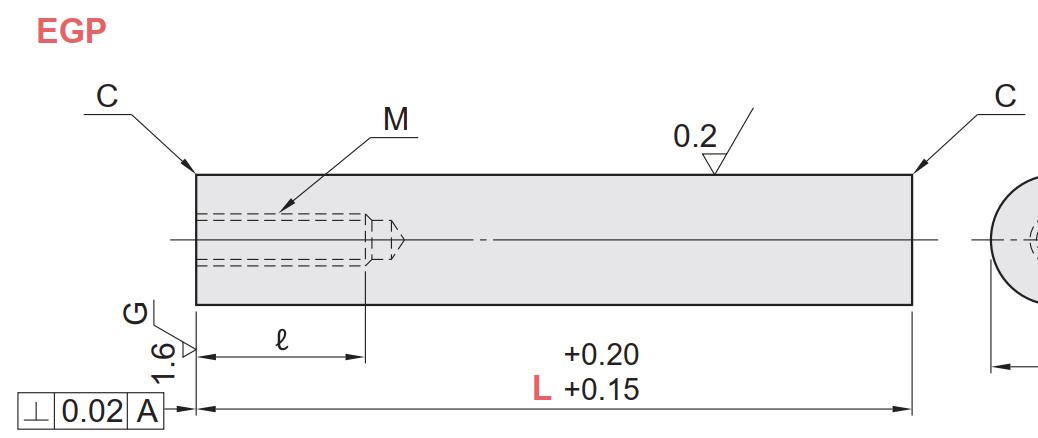
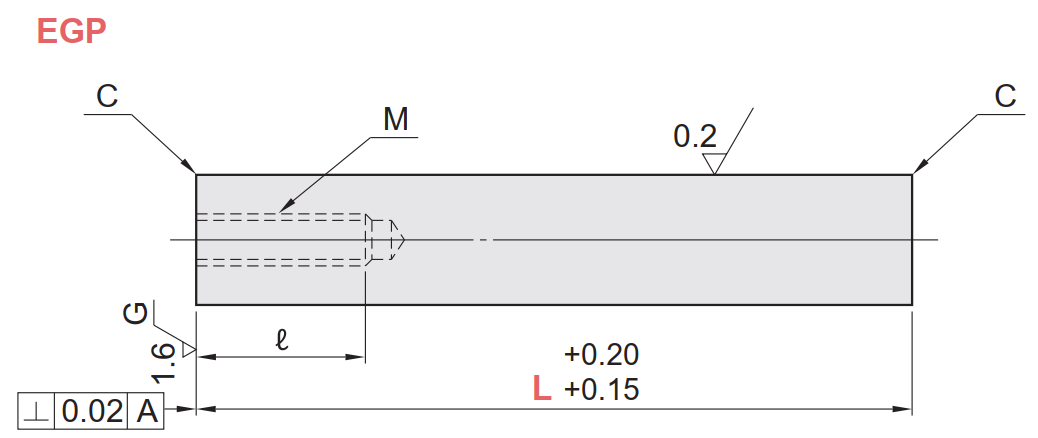
Two versions of the same layered image (1038 x 438). Layer-by-layer changes:
painted on "Layer 2" over [971, 176, 1038, 374]
hid "Layer 1", painted on it over [76, 93, 1038, 418]